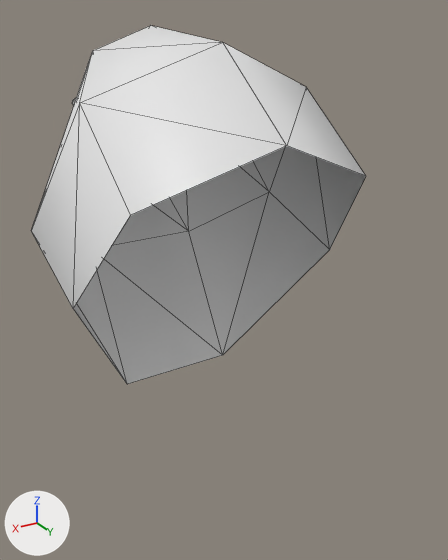
Two versions of the OBJ model astro/3d_models/small_bird/head.obj, one commit apart.
Rendered twice from a 50 mm lens placed at (0.238, 0.195, 0.348), pointed at (-0.042, -0.271, 0.114). Every picture has the same lights, and +X, +Y and +Z are marked at lower left. The first picture is the older version. Mesh edges are drawn as thin lines. Where no turn or scale is listed for an object, it has been applied to the vertices.

In view in the first picture: 'Bird_Head_Bird_Still_Cube.001'.
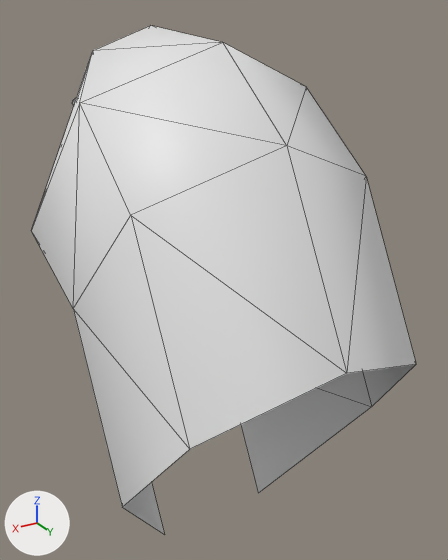
The newer file is also turned or shifted as a whole; pictures and numbers use the older file's frame.

Where the change shows, as pixel boxes [x1, y1, x2, y2] in the pictures (448 x 560 px):
'Bird_Head_Bird_Still_Cube.001', reshaped (15% wider, 42% taller)
    before: [31, 26, 366, 384]
    after: [31, 26, 416, 534]
part 1 of me_bird_head_bird_still_cube_001, added
    after: [73, 146, 416, 534]

Patch to the scene script:
```diff
--- a/astro/3d_models/small_bird/head.obj.py
+++ b/astro/3d_models/small_bird/head.obj.py
@@ me_bird_head_bird_still_cube_001 @@
 # used by ob_bird_head_bird_still_cube_001; location = (0.0, 0.0, 0.0)
-me_bird_head_bird_still_cube_001.from_pydata(...)  # 35 vertices, 61 faces; spans x -0.121..0.121, y -0.539..-0.123, z 0.018..0.338
+me_bird_head_bird_still_cube_001.from_pydata(...)  # 42 vertices, 73 faces; spans x -0.121..0.121, y -0.539..-0.052, z -0.112..0.338
+# me_bird_head_bird_still_cube_001 part 1
+# 7 vertices are added at x -0.121..0.121, y -0.222..-0.052, z -0.112..0.141
+# 12 new faces join them
```
